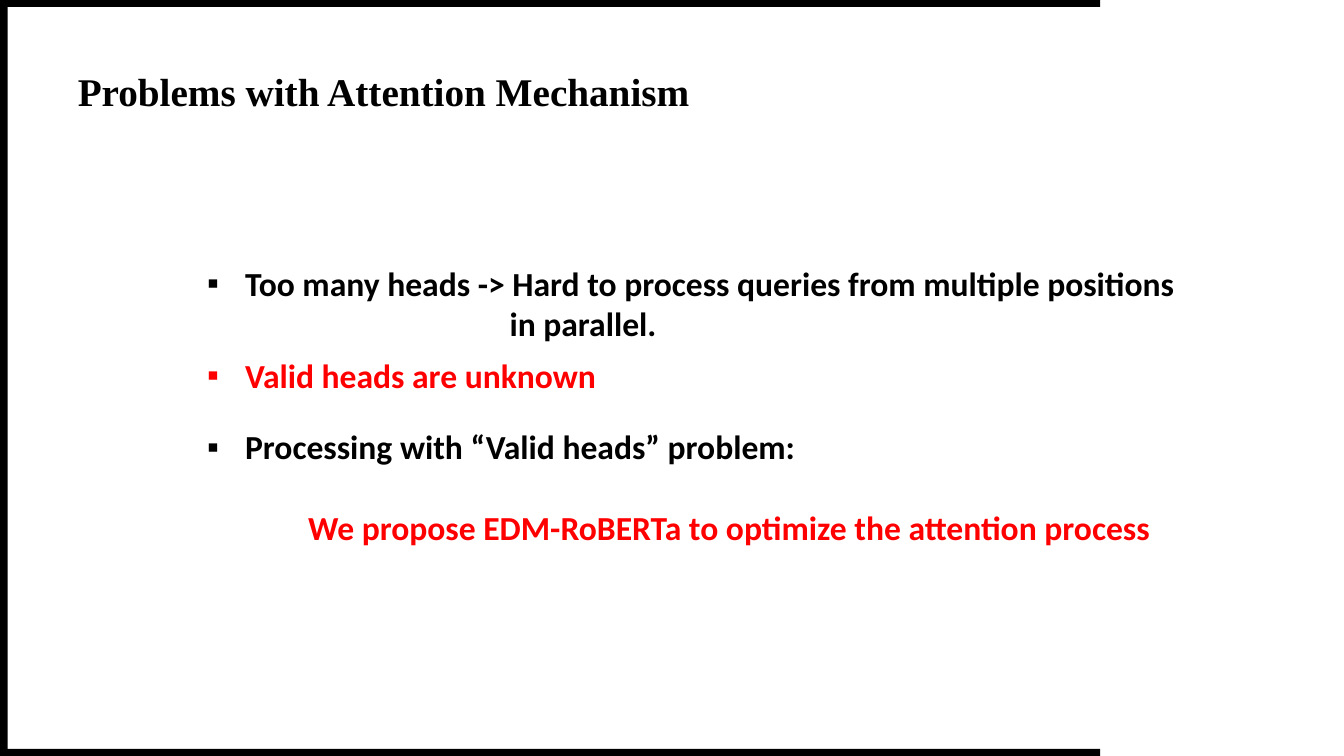
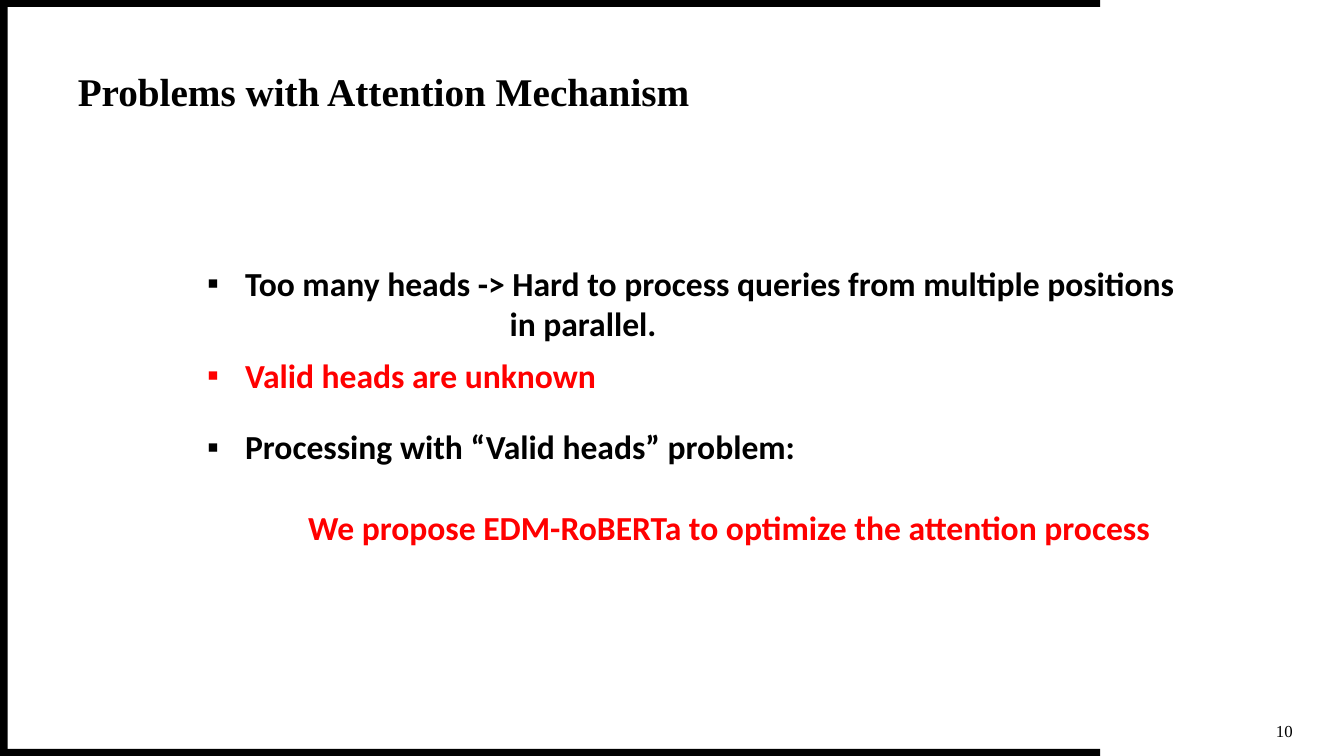
Before and after one commit to theQuert/inlpfun, a slide deck: slide 11 of Lab/REP.pptx. Drawn at 1344x756 pixels with LibreOffice and Linux fonts; fonts in the diff are those of the drawing. Boxes give left, top, right and bottom in pixels: in the first picture for what was removed or moved away, otherwise in the second. Text is boxed around its words. In the diff, an @@ line names an element or a change of style, - is before the commit and + after.

```diff
--- a/Lab/REP.pptx
+++ b/Lab/REP.pptx
@@ text added at bbox=[1276, 726, 1293, 737], 12 pt, text #000000 @@
+10
```
Also in this commit, not shown: 16 other slides changed, 2 other files.
